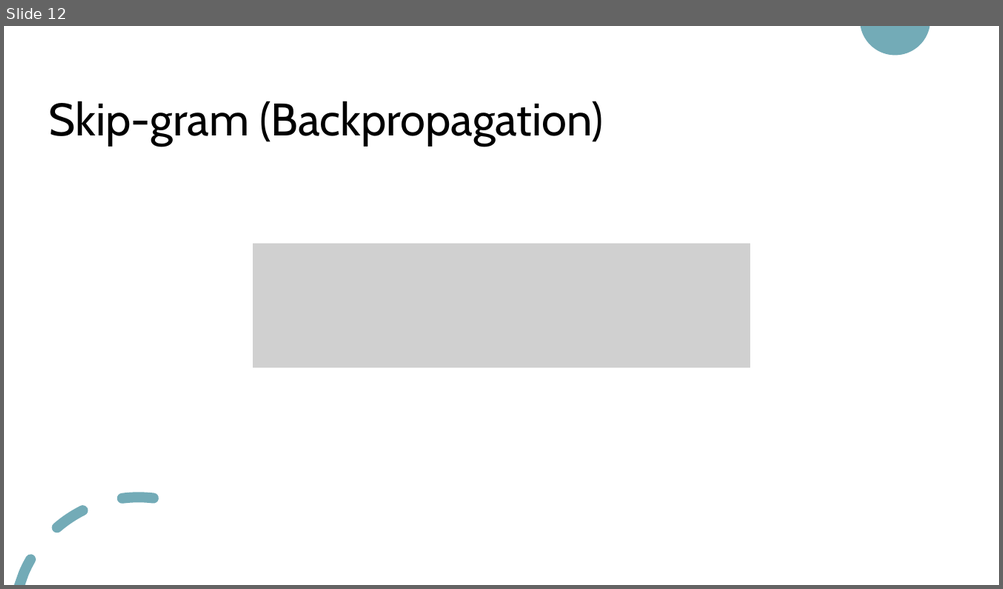
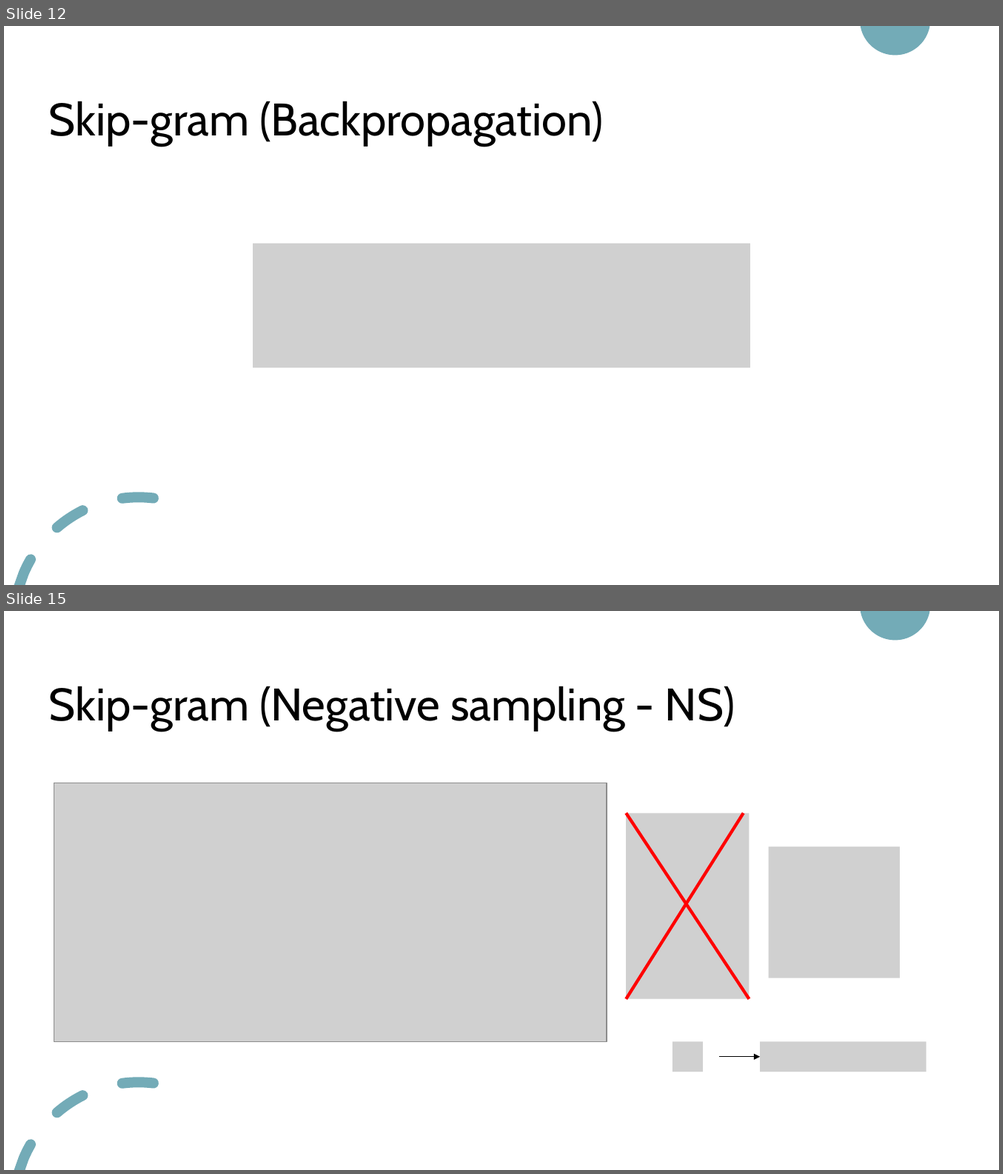
Before and after one commit to nguyenduyhanlam/NLP_Mid, a slide deck: Word representation.pptx. Shown one above the other, each under a label of ours: slide 12 before the commit, slides 12 and 15 after it; the slides between them are not shown. The pictures are 1003x589 and 1003x1174 pixels, drawn with LibreOffice and Linux fonts; fonts in the diff are those of the drawing; grey boxes stand for pictures. Boxes give left, top, right and bottom in pixels: in the first picture for what was removed or moved away, otherwise in the second. Text is boxed around its words. In the diff, an @@ line names an element or a change of style, - is before the commit and + after.

```diff
--- a/Word representation.pptx
+++ b/Word representation.pptx
@@ slide 15 added at (x1=4, y1=611, x2=999, y2=1170), background #FFFFFF; not listed: 2 template elements that a slide beside it also shows @@
@@ title added at (x1=49, y1=686, x2=735, y2=731), 44 pt, text #000000 @@
+Skip-gram (Negative sampling - NS)
@@ picture added at (x1=54, y1=783, x2=607, y2=1042) @@
@@ picture added at (x1=626, y1=813, x2=749, y2=999) @@
@@ line added from (626, 813) to (748, 999), #FF0000 3 pt @@
@@ line added from (743, 813) to (626, 999), #FF0000 3 pt @@
@@ picture added at (x1=768, y1=847, x2=899, y2=978) @@
@@ picture added at (x1=672, y1=1042, x2=703, y2=1072) @@
@@ picture added at (x1=760, y1=1042, x2=926, y2=1072) @@
@@ arrow added from (720, 1057) to (760, 1057), #000000 0.5 pt @@
```
Also in this commit, not shown: 1 slide changed, 27 other slides added.
